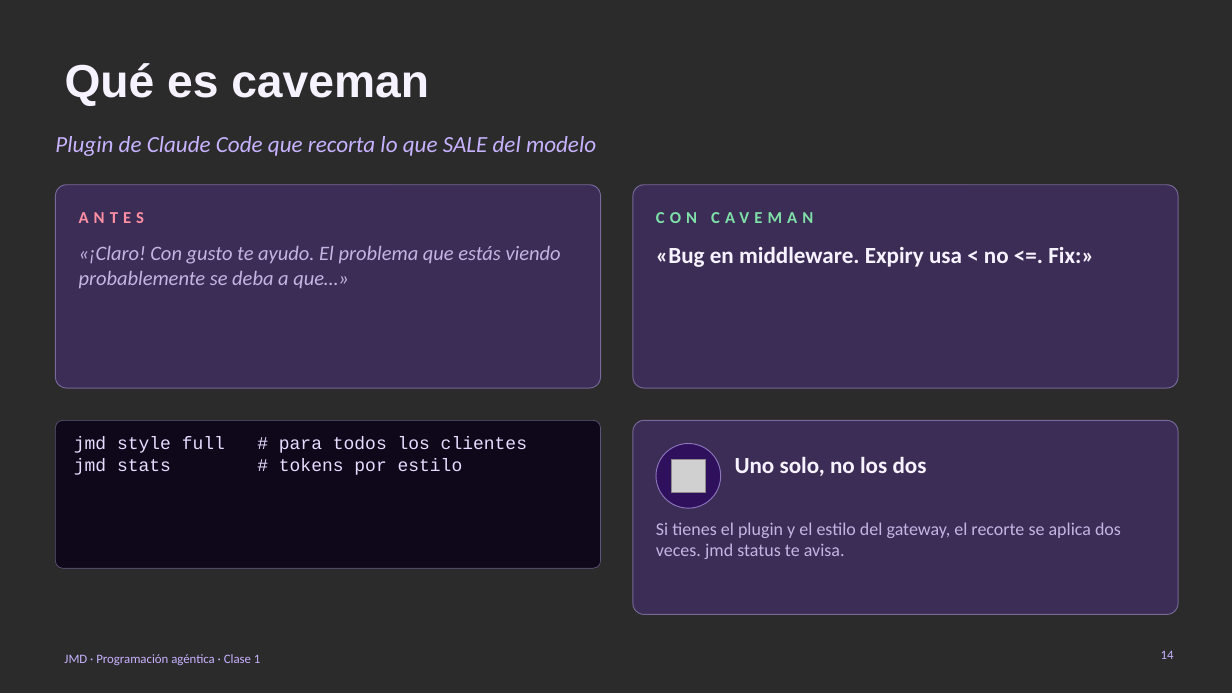
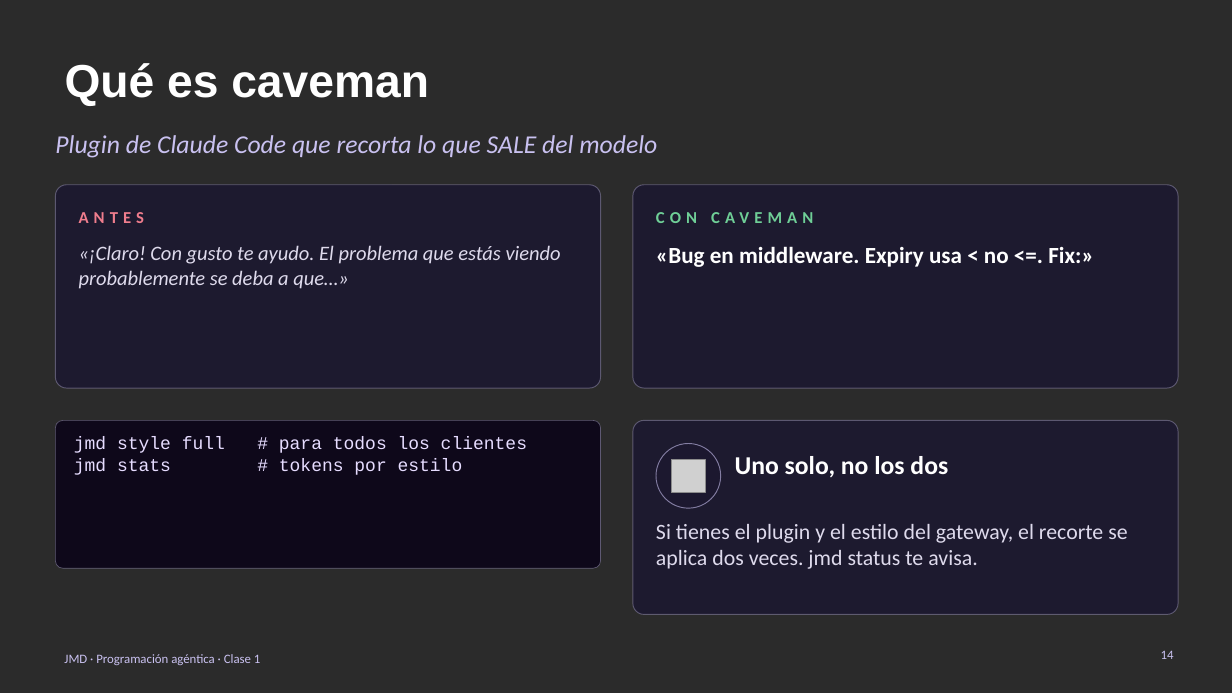
Before and after one commit to davrv93/jmd, a slide deck: slide 14 of lms/content/courses/programacion-agentica/materials/clase-01-diapositivas.pptx. Drawn at 1232x693 pixels with LibreOffice and Linux fonts; fonts in the diff are those of the drawing; grey boxes stand for pictures; background and template pictures are left out; a plain dark background stands for a picture behind light text. Boxes give left, top, right and bottom in pixels: in the first picture for what was removed or moved away, otherwise in the second. Text is boxed around its words. In the diff, an @@ line names an element or a change of style, - is before the commit and + after.

```diff
--- a/lms/content/courses/programacion-agentica/materials/clase-01-diapositivas.pptx
+++ b/lms/content/courses/programacion-agentica/materials/clase-01-diapositivas.pptx
@@ text "Plugin de Claude Code que ..." at bbox=[55, 135, 657, 158]: size 18 to 20 pt, text colour #C7B2FF to #C9C1F0 @@
@@ text "ANTES" at bbox=[79, 212, 145, 223]: text colour #FF8FA3 to #EF7D8D @@
@@ text "CON CAVEMAN" at bbox=[656, 212, 813, 223]: text colour #7FE0A8 to #6FCF97 @@
@@ text "«¡Claro! Con gusto te ayudo. ..." at bbox=[79, 245, 561, 289]: text colour #C3B5E3 to #DEDAEC @@
@@ text "«Bug en middleware. Expiry usa ..." at bbox=[656, 246, 1094, 267]: text colour #F7F2FF to #FFFFFF @@
@@ fill #6A35C9 at 28% opacity to #1C1830 at 88% opacity; outline #C7B2FF 0.75 pt to #C9C1F0 0.75 pt in 3 elements at bbox=[55, 185, 601, 388], bbox=[633, 185, 1178, 388], bbox=[633, 421, 1178, 615] @@
@@ ellipse at bbox=[656, 444, 721, 508]: fill #2E0D5E at 90% opacity to #1C1830 at 90% opacity; outline #C7B2FF 0.75 pt to #C9C1F0 0.75 pt @@
@@ text "Uno solo, no los dos" at bbox=[735, 456, 948, 477]: size 18 to 20 pt, text colour #F7F2FF to #FFFFFF @@
@@ text "Si tienes el plugin y ..." at bbox=[656, 524, 1127, 569]: size 14 to 17 pt, text colour #C3B5E3 to #DEDAEC @@
@@ text "JMD · Programación agéntica · ..." at bbox=[64, 654, 260, 665]: text colour #C7B2FF to #C9C1F0 @@
```
Also in this commit, not shown: 18 other slides changed, 26 other files.
